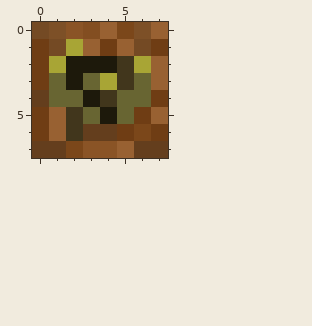
File history of a pixel-art sprite, public/content/tiles/T_Tile_05_Alt.png. Above is the file before it was changed.
The file is 8x8 pixels. Colours within 5 levels of each other are drawn and written as one.
After:
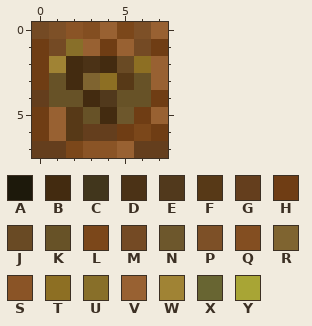
Palette (. is transparent): A #1d190b  B #432b10  C #41361c  D #4b3216  E #51391c  F #573917  G #643e1d  H #6f3d14  J #694a24  K #675227  L #7b471a  M #744a24  N #6d572c  P #7d5027  Q #834e21  R #7f6430  S #8a5426  T #8d6f23  U #886f29  V #986132  W #a08334  X #686532  Y #a8a535
The exact change:
Colour A becomes colour B in row 2 at x 2 and 4; in row 3 at x 2; in row 4 at x 3; in row 5 at x 4.
Colour A becomes colour D in row 2 at x 3.
Colour C becomes colour E in row 4 at x 4.
Colour C becomes colour F in row 3 at x 5; in rows 5 to 6 at x 2.
Colour C becomes colour J in row 2 at x 5.
Colour X becomes colour K in row 3 at x 1 and 6; in row 4 at x 1 to 2 and 5 to 6; in row 5 at x 3.
Colour X becomes colour N in row 5 at x 5.
Colour X becomes colour R in row 3 at x 3.
Colour Y becomes colour T in row 2 at x 6; in row 3 at x 4.
Colour Y becomes colour U in row 1 at x 2.
Colour Y becomes colour W in row 2 at x 1.
